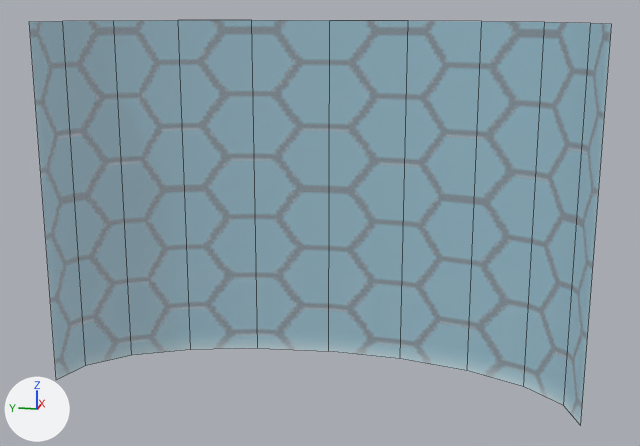
Two versions of the FBX model SummerProject2/Assets/Prefabs/Characters/Abilities/Shield/shield_model.fbx, one commit apart.
The view is the same before and after, from a 50 mm camera at (-0.0262, -0.0058, -0.0004) aimed at (0.0021, -0.0001, -0.0074). The axes (+X, +Y, +Z) are drawn at lower left. The lights are the same throughout. Mesh edges are drawn as thin lines.
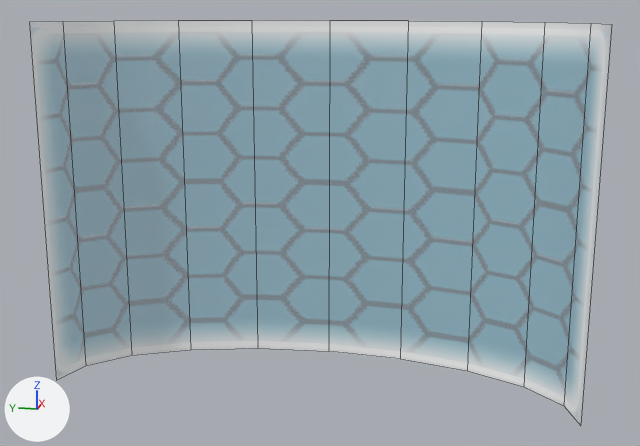
The newer file is also turned or shifted as a whole; pictures and numbers use the older file's frame.

What differs and where, as boxes [x1, y1, x2, y2] in the pictures (640 x 446 px):
'pCylinder1', surface changed, turned
    before: [29, 20, 612, 425]
    after: [30, 20, 609, 420]

Patch to the scene script:
```diff
--- a/SummerProject2/Assets/Prefabs/Characters/Abilities/Shield/shield_model.fbx.py
+++ b/SummerProject2/Assets/Prefabs/Characters/Abilities/Shield/shield_model.fbx.py
@@ me_mesh @@
 me_mesh.from_pydata(...)  # 22 vertices, 10 faces; spans x -0.95..0.05, y -1.0..1.0, z -1.0..1.0
 # used by ob_pcylinder1; location = (0.00422, 0.0, -0.00691); rotation_euler = (1.571, 0.0, 0.0), in degrees (90, 0, 0); scale = (0.00445, 0.00605, 0.00876)
+# me_mesh part 1: texture (UV) coordinates of 10 of 10 faces, centred in x -0.8..0.03, y 0.0, z -0.98..0.98, changed; they spanned u 0.07..0.93, v 0.04..0.6 and now span u 0.02..1.0, v 0.0..0.7
 me_mesh.materials.append(mat_phong1)
@@ ob_pcylinder1 @@
 ob_pcylinder1.location = (0.00422, 0.0, -0.00691)
-ob_pcylinder1.rotation_euler = (1.571, 0.0, 0.0)  # degrees (90, 0, 0)
+ob_pcylinder1.rotation_euler = (-1.571, 0.0, 0.0)  # degrees (-90, 0, 0)
 ob_pcylinder1.scale = (0.00445, 0.00605, 0.00876)
```
